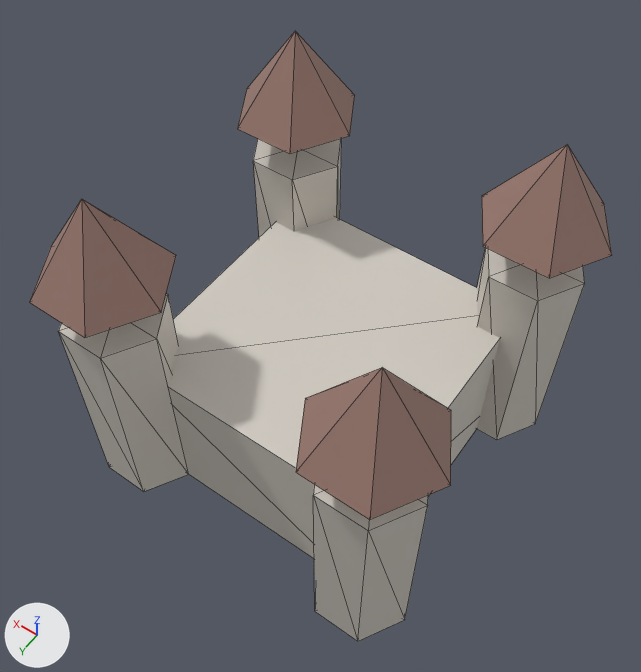
A saved change to the glTF model public/studio/v2.15.0/d_castle/model.glb.
Before and after are seen from a 50 mm lens placed at (-3.32, 4.81, 8.36), pointed at (0.0, 0.16, 1.05). Arrows for +X, +Y and +Z are at lower left; the lights stay in place. The picture after the commit comes second. Mesh edges are drawn as thin lines. Where no turn or scale is listed for an object, it has been applied to the vertices.

In view in the first picture: 'part0', 'part1', 'part2', 'part3', 'part4', 'part5', 'part6', 'part7', 'part8'.
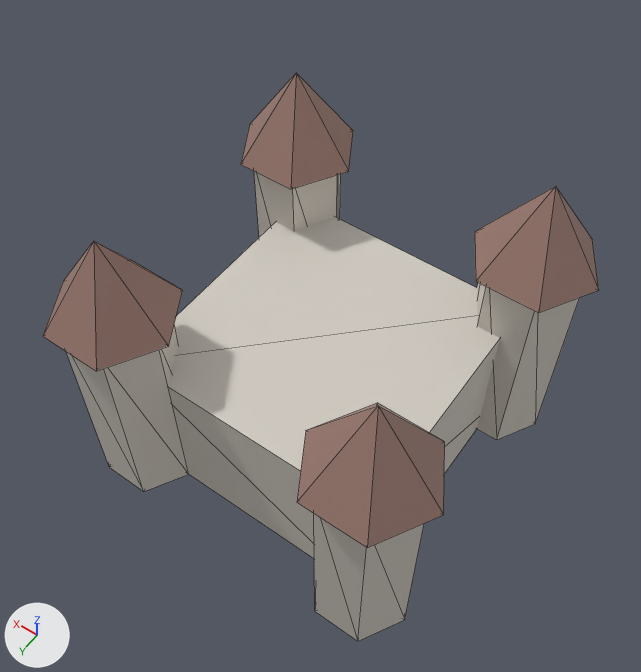
Location of each change, (x1, y1, x2, y2) in pixels of the pictures (641 x 672 px):
'part6', moved: before (296, 367, 451, 519); after (297, 403, 445, 548)
'part2', moved: before (30, 199, 176, 338); after (43, 241, 183, 371)
'part8', moved: before (482, 144, 612, 278); after (475, 186, 599, 313)
'part4', moved: before (237, 31, 355, 154); after (241, 73, 353, 189)

The edits, one by one:
me_geometry_2 is used by ob_part2; location (0.0, 0.0, 0.0).
me_geometry_2 had 8 vertices, 12 faces and spanned x 0.8..2.2, y 0.894..2.106, z 2.2..3.2.
me_geometry_2 now has 8 vertices, 12 faces and spans x 0.8..2.2, y 0.894..2.106, z 1.7..2.7.
me_geometry_2 part 1: the whole mesh is moved by (0.0, 0.0, -0.5).
me_geometry_4 is used by ob_part4; location (0.0, 0.0, 0.0).
me_geometry_4 had 8 vertices, 12 faces and spanned x 0.8..2.2, y -2.106..-0.894, z 2.2..3.2.
me_geometry_4 now has 8 vertices, 12 faces and spans x 0.8..2.2, y -2.106..-0.894, z 1.7..2.7.
me_geometry_4 part 2: the whole mesh is moved by (0.0, 0.0, -0.5).
me_geometry_6 is used by ob_part6; location (0.0, 0.0, 0.0).
me_geometry_6 had 8 vertices, 12 faces and spanned x -2.2..-0.8, y 0.894..2.106, z 2.2..3.2.
me_geometry_6 now has 8 vertices, 12 faces and spans x -2.2..-0.8, y 0.894..2.106, z 1.7..2.7.
me_geometry_6 part 3: the whole mesh is moved by (0.0, 0.0, -0.5).
me_geometry_8 is used by ob_part8; location (0.0, 0.0, 0.0).
me_geometry_8 had 8 vertices, 12 faces and spanned x -2.2..-0.8, y -2.106..-0.894, z 2.2..3.2.
me_geometry_8 now has 8 vertices, 12 faces and spans x -2.2..-0.8, y -2.106..-0.894, z 1.7..2.7.
me_geometry_8 part 4: the whole mesh is moved by (0.0, 0.0, -0.5).
